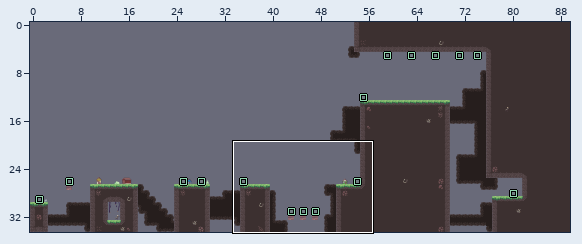
LDtk project: Levels/World_2/Level_2-4.ldtk. The first picture is a wide view before the edit; the outline marks the close-up.
Close-up. Old version:
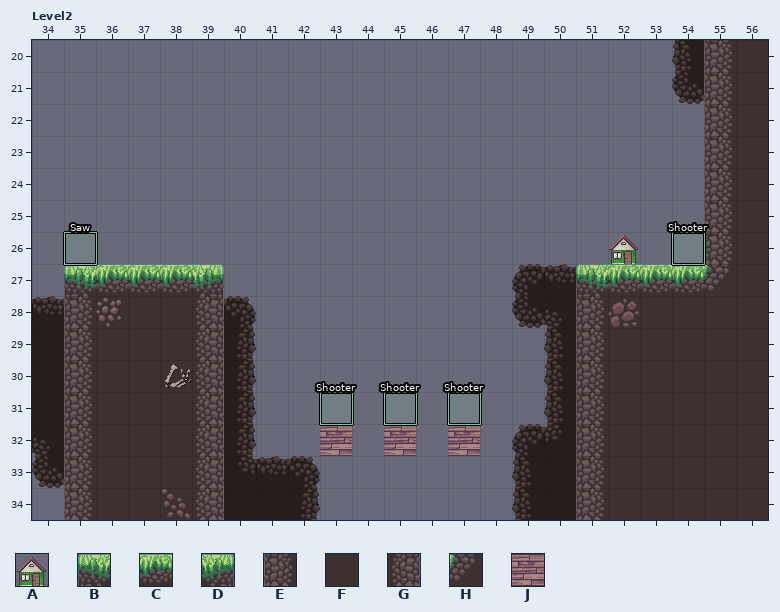
Cells are 32x32 px. Shown: Level2 x 34..56, y 20..34. The commit also changed other parts of the map, which this record leaves out.
Key: from "Props": A 41; from "Tiles_Sheet_02": B 0, C 1, D 2, E 8, F 9, G 10, H 12, J 25.
_ is an empty cell.
Objects are placed by their top-left corner, in cells (3,4 is the top-left corner of cell 3,4); size is 1x1 cell unless given.
Layers that did not change in this view are not listed.
Layer "Tiles" before, first column x 34:
20 _____________________EF
21 _____________________EF
22 _____________________EF
23 _____________________EF
24 _____________________EF
25 _____________________EF
26 _____________________EF
27 _BCCCD___________BCCCHF
28 _EFFFG___________EFFFFF
29 _EFFFG___________EFFFFF
30 _EFFFG___________EFFFFF
31 _EFFFG___________EFFFFF
32 _EFFFG___J_J_J___EFFFFF
33 _EFFFG___________EFFFFF
34 _EFFFG___________EFFFFF
Objects on layer "Entities" before:
"Shooter" rectangle at 43,31
"Shooter" rectangle at 45,31
"Shooter" rectangle at 47,31
"Shooter" rectangle at 54,26
"Saw" rectangle at 35,26
The same view after the edit:
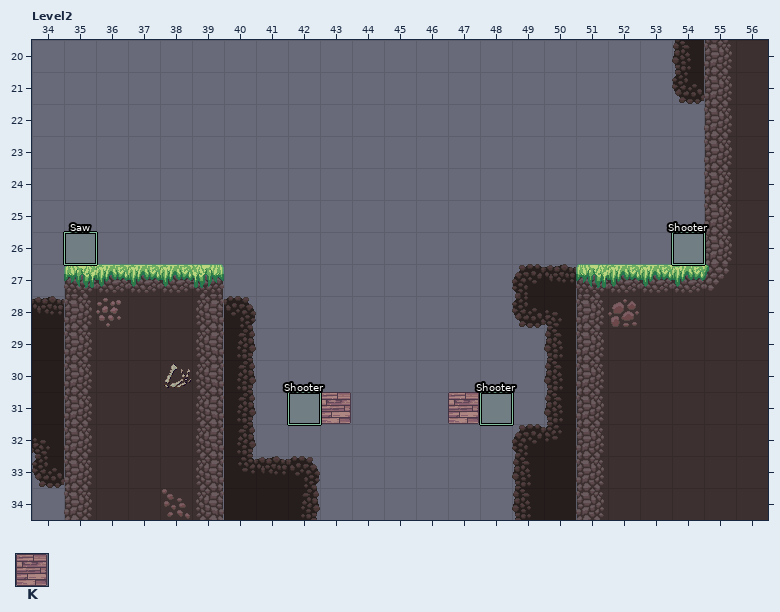
Further tiles: from "Tiles_Sheet_02": K 27.
Difference:
Changed rows in their new state; . is an unchanged cell.
Layer "Props":
first column x 52:
26 _
Layer "Tiles":
first column x 43:
31 K...K
32 _._._
Layer "Entities":
changed: "Shooter" rectangle at 43,31 -> "Shooter" rectangle at 42,31
changed: "Shooter" rectangle at 47,31 -> "Shooter" rectangle at 48,31
removed: "Shooter" rectangle at 45,31
